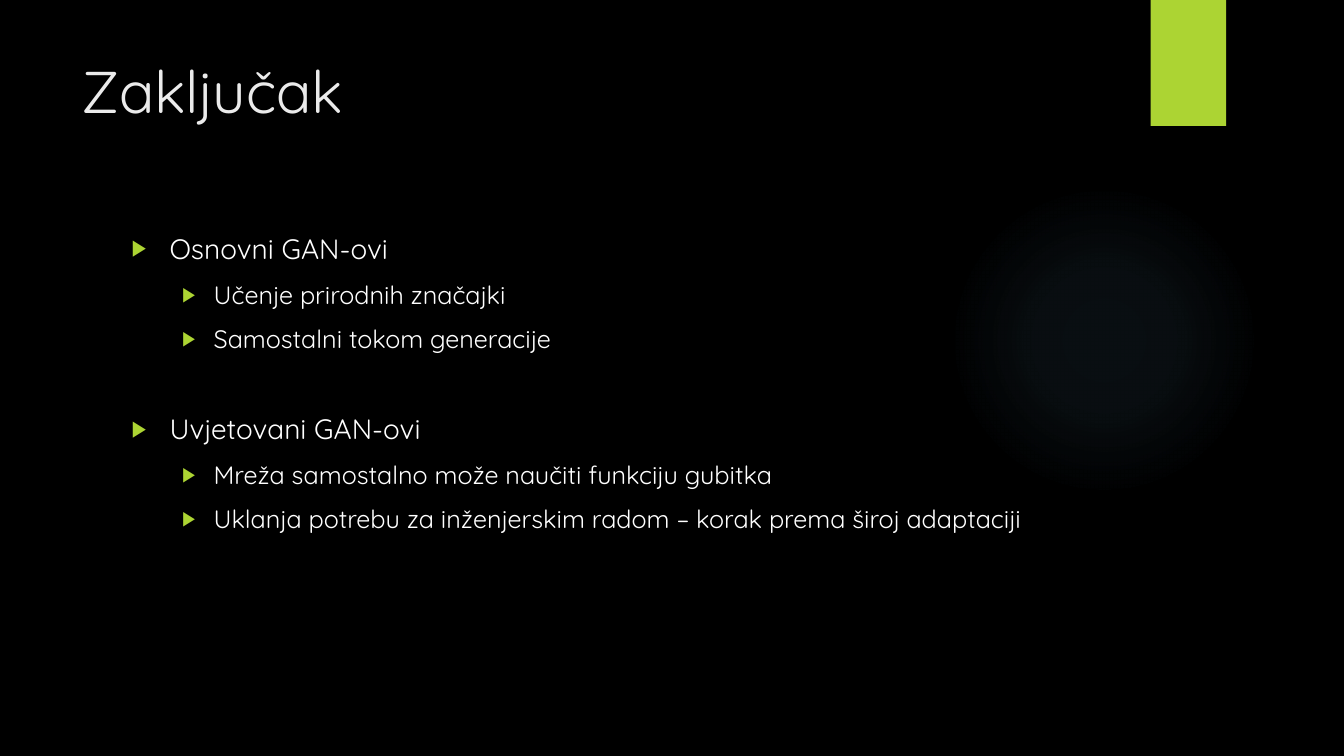
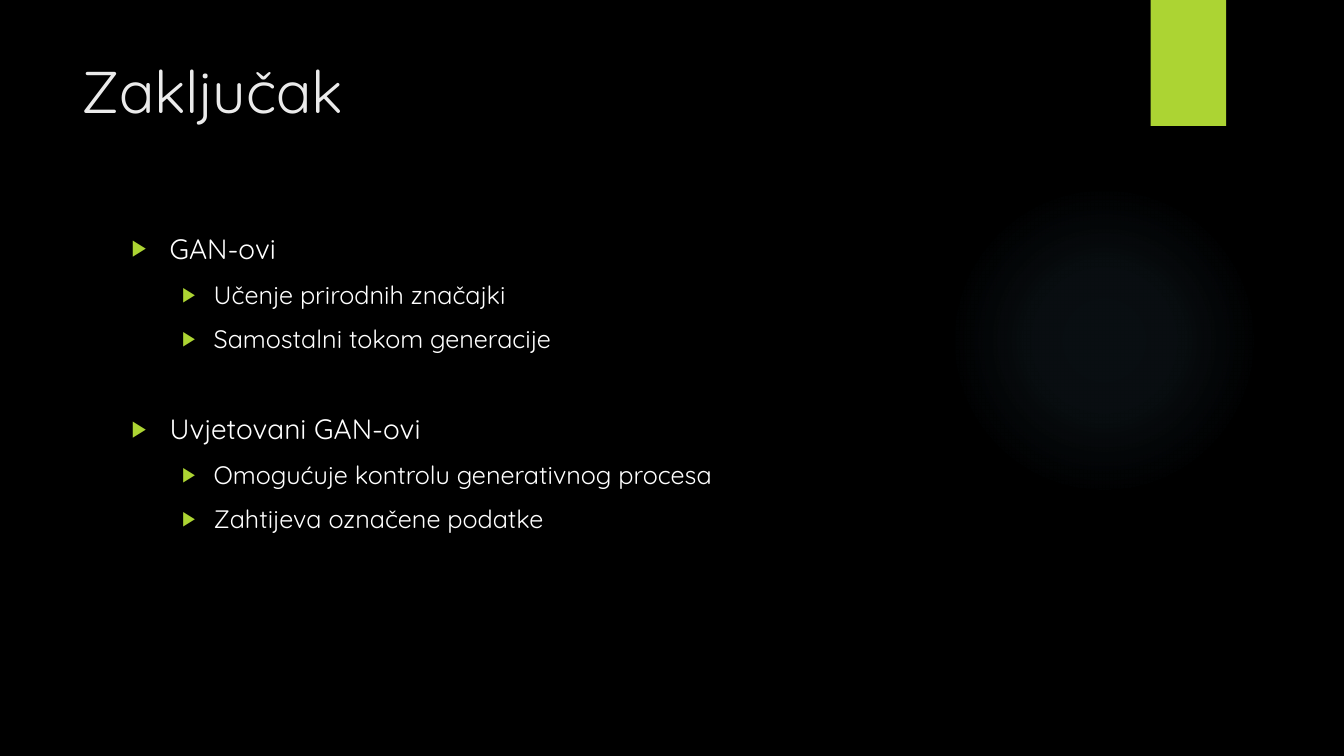
Before and after one commit to v-silverfin/fer-graduate-seminar, a slide deck: slide 25 of kvukic-seminar-presentation-2018.pptx. Drawn at 1344x756 pixels with LibreOffice and Linux fonts; fonts in the diff are those of the drawing; background and template pictures are left out. Boxes give left, top, right and bottom in pixels: in the first picture for what was removed or moved away, otherwise in the second. Text is boxed around its words. In the diff, an @@ line names an element or a change of style, - is before the commit and + after.

```diff
--- a/kvukic-seminar-presentation-2018.pptx
+++ b/kvukic-seminar-presentation-2018.pptx
@@ text at box(170, 239, 276, 260): text changed @@
-▶ Osnovni GAN-ovi
+▶ GAN-ovi
@@ text at box(214, 465, 711, 533): text changed @@
-  ▶ Mreža samostalno može naučiti funkciju gubitka
-  ▶ Uklanja potrebu za inženjerskim radom – korak prema široj adaptaciji
+  ▶ Omogućuje kontrolu generativnog procesa
+  ▶ Zahtijeva označene podatke
```
Also in this commit, not shown: 8 other slides changed.
